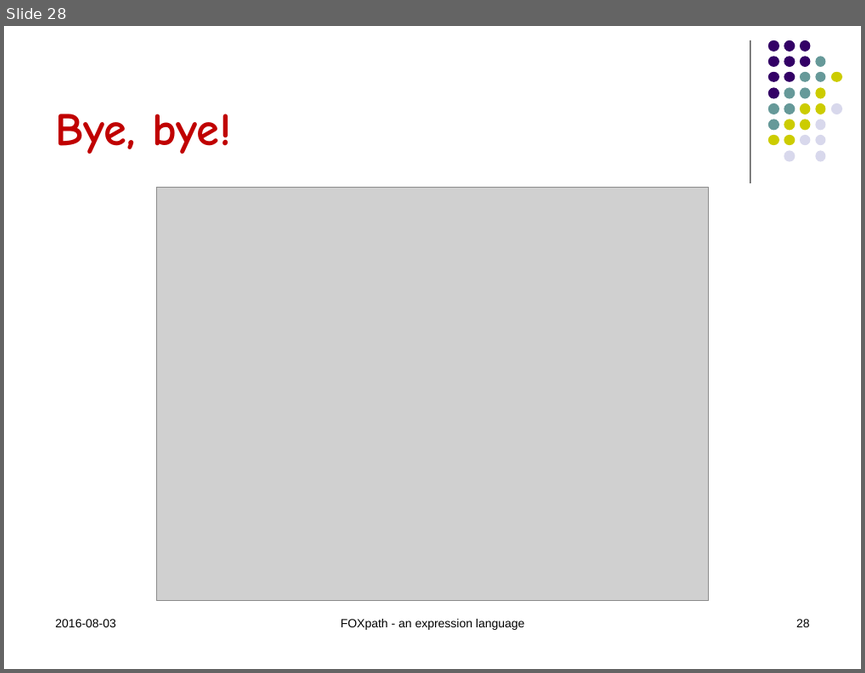
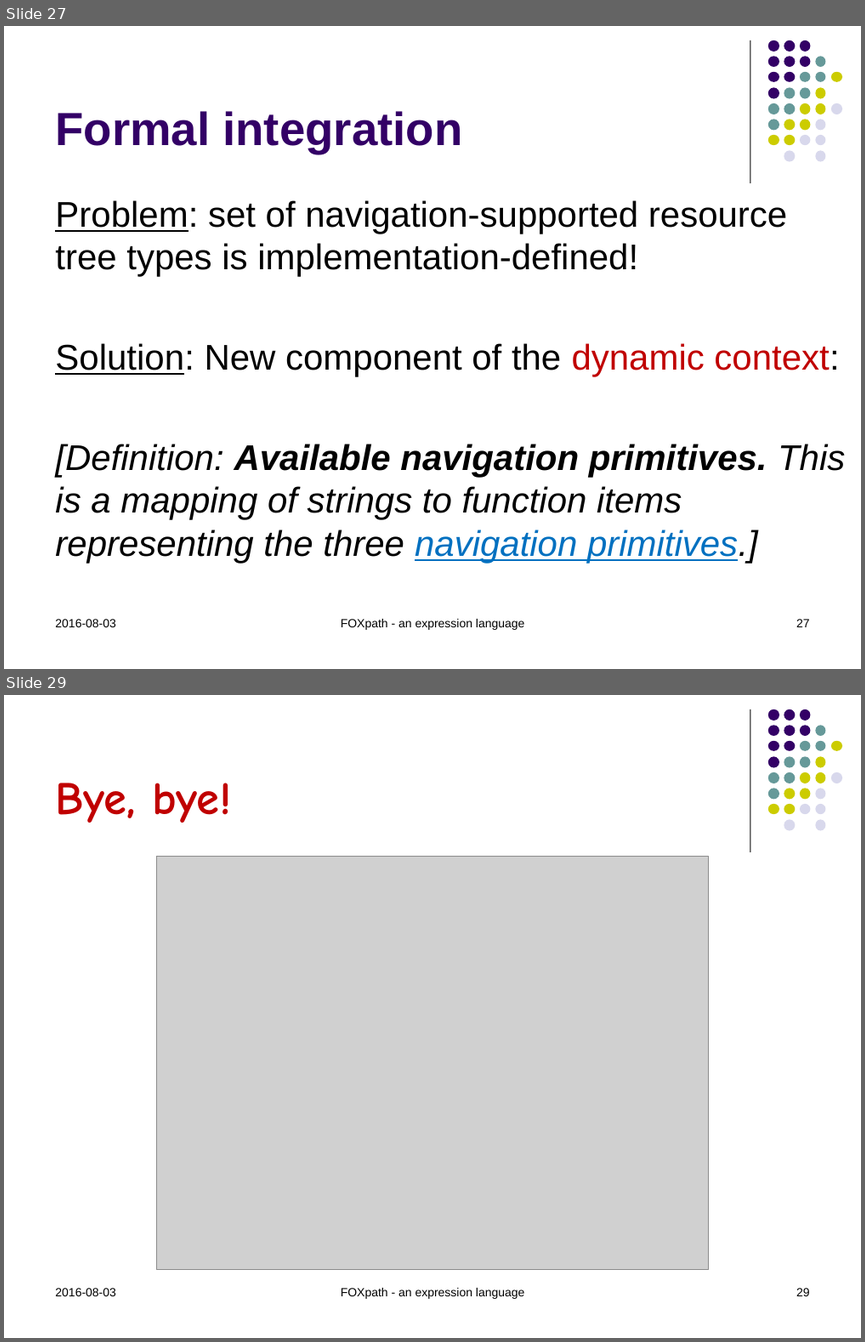
Before and after one commit to hrennau/foxpath, a slide deck: doc/foxpath.pptx. Shown one above the other, each under a label of ours: slide 28 before the commit, slides 27 and 29 after it; the slides between them are not shown. The pictures are 865x673 and 865x1342 pixels, drawn with LibreOffice and Linux fonts; fonts in the diff are those of the drawing; grey boxes stand for pictures. Boxes give left, top, right and bottom in pixels: in the first picture for what was removed or moved away, otherwise in the second. Text is boxed around its words. In the diff, an @@ line names an element or a change of style, - is before the commit and + after.

```diff
--- a/doc/foxpath.pptx
+++ b/doc/foxpath.pptx
@@ slide 27 added at (4,26,861,669), background #FFFFFF; not listed: 32 template elements that a slide beside it also shows @@
@@ title added at (55,111,463,154), 39 pt, text #330066, bold @@
+Formal integration
@@ text added at (55,200,845,562), 30 pt, text #000000, italic @@
+Problem: set of navigation-supported resource tree types is implementation-defined!
+Solution: New component of the dynamic context:
+[Definition: Available navigation primitives. This is a mapping of strings to function items representing the three navigation primitives.]
@@ text added at (55,618,115,627), 10 pt, text #000000 @@
+2016-08-03
@@ text added at (341,618,524,630), 10 pt, text #000000 @@
+FOXpath - an expression language
@@ page number added at (796,618,810,627), 10 pt, text #000000 @@
+27
@@ what was slide 28 is now slide 29 @@
```
Also in this commit, not shown: 7 slides changed, 1 other slide added, 1 slide removed, 2 other files.
